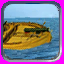
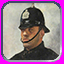
Before/after of a 64 × 64 layered artwork. What changed in the layer stack:
added layer "Police" above "Sail Gunship" over [3, 3, 60, 60]
hid "Sail Gunship" over [3, 19, 55, 57]
